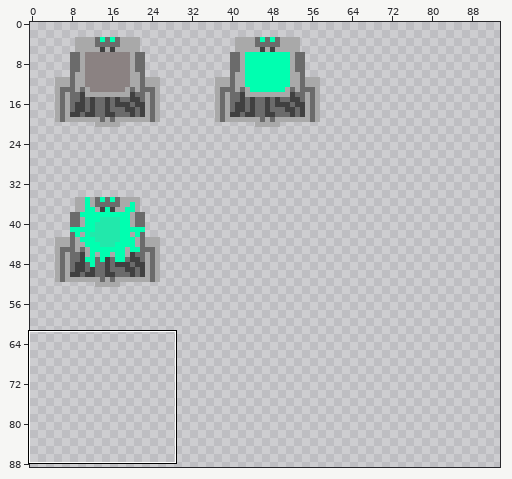
Sprite sheet, stored at time machine.png. Above: a wide view before the commit, with the close-up outlined.
Close-up. The starting point:
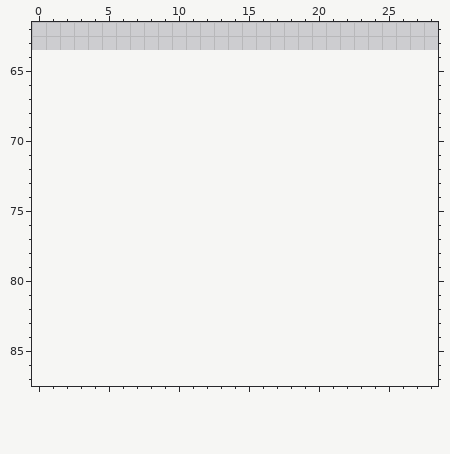
The file is 64x64 pixels. Shown: x 0..28, y 62..87. The old version is drawn lined up with the new one, on the new canvas. The wide view leaves out empty margins. The commit also changed other parts of the picture, which this record leaves out.
Palette (. is transparent): 
Now the later version:
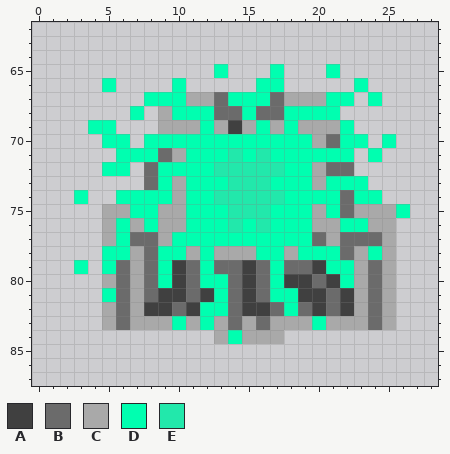
Colours new in this view: A #404040  B #6b6b6b  C #a9a9a9  D #00ffb0  E #22e8ab
Changes in this commit:
{"change": "canvas 64x64 -> 96x96"}
{"y":65,"x":13,"old":".","new":"D"}
{"y":65,"x":17,"old":".","new":"D"}
{"y":65,"x":21,"old":".","new":"D"}
{"y":66,"x":5,"old":".","new":"D"}
{"y":66,"x":10,"old":".","new":"D"}
{"y":66,"x":16,"old":"..","new":"DD"}
{"y":66,"x":23,"old":".","new":"D"}
{"y":67,"x":8,"old":"...............","new":"DDDCCBDDDBCCCDD"}
{"y":67,"x":24,"old":".","new":"D"}
{"y":68,"x":7,"old":".","new":"D"}
{"y":68,"x":9,"old":".............","new":"CDDDBBDBBDDDD"}
{"y":69,"x":4,"old":"..","new":"DD"}
{"y":69,"x":9,"old":"..............","new":"CCCDCACDCDCCCD"}
{"y":70,"x":5,"old":"..","new":"DD"}
{"y":70,"x":8,"old":"................","new":"DDDDDDDDDDDDCBDD"}
{"y":70,"x":25,"old":".","new":"D"}
{"y":71,"x":6,"old":".................","new":"DDDBCDDDEDEDDDDDD"}
{"y":71,"x":24,"old":".","new":"D"}
{"y":72,"x":5,"old":"..","new":"DD"}
{"y":72,"x":8,"old":"...............","new":"BDDDDEEEEEDDCBB"}
{"y":73,"x":8,"old":"................","new":"BDCDDDEEEDDDCDDD"}
{"y":74,"x":3,"old":".","new":"D"}
{"y":74,"x":6,"old":"...................","new":"DDDDCDDEEEEEDDDDBDD"}
{"y":75,"x":5,"old":"......................","new":"CCDDCCDDDEEEDDDCDBCCCD"}
{"y":76,"x":5,"old":".....................","new":"CDCDCCDDDEDEDDDCCDDCC"}
{"y":77,"x":5,"old":".....................","new":"CDBBCDDDDDDDDDDBCBBBC"}
{"y":78,"x":5,"old":".....................","new":"DDCBDDCDCCCDDCDDDBCDC"}
{"y":79,"x":3,"old":".","new":"D"}
{"y":79,"x":5,"old":".....................","new":"DBCBDABDBBABDBBADDCBC"}
{"y":80,"x":5,"old":".....................","new":"CBCBDABDDBABDAABADCBC"}
{"y":81,"x":5,"old":".....................","new":"DBCBAABADBABDDAABACBC"}
{"y":82,"x":5,"old":".....................","new":"CBCAABADDBAABDBABACBC"}
{"y":83,"x":5,"old":".....................","new":"CBCCCDCDCBCBCCCDCCCBC"}
{"y":84,"x":13,"old":".....","new":"CDCCC"}
{"label":"added","picture_box":[74,64,410,344]}
